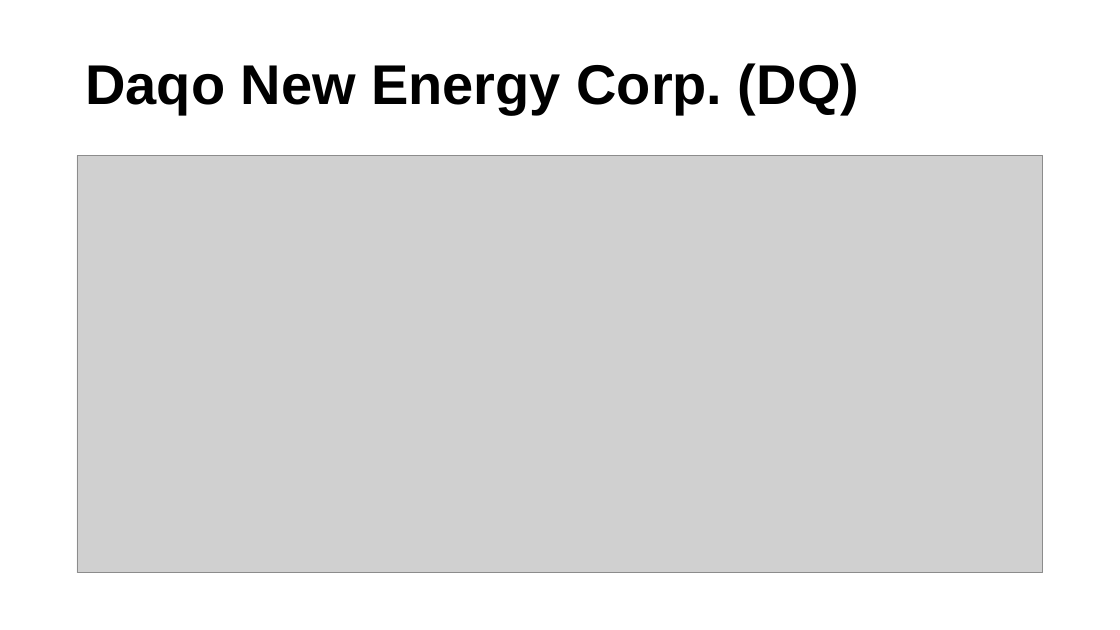
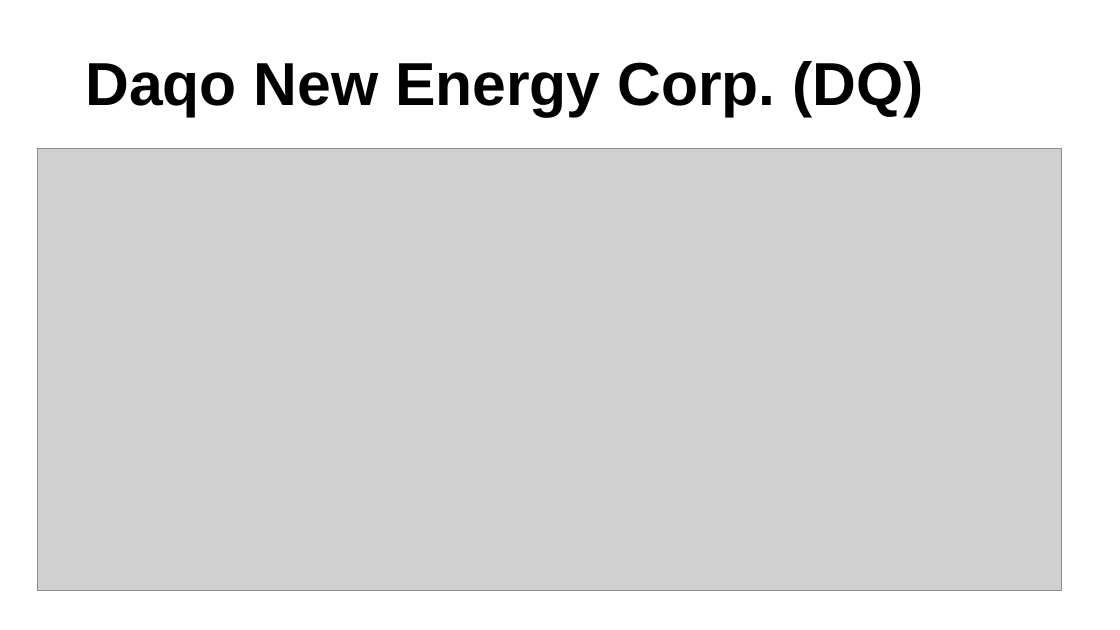
Before and after one commit to srhill12/Solar_stock_project, a slide deck: slide 8 of Project_1_Group_2.pptx. Drawn at 1120x630 pixels with LibreOffice and Linux fonts; fonts in the diff are those of the drawing; grey boxes stand for pictures. Boxes give left, top, right and bottom in pixels: in the first picture for what was removed or moved away, otherwise in the second. Text is boxed around its words. In the diff, an @@ line names an element or a change of style, - is before the commit and + after.

```diff
--- a/Project_1_Group_2.pptx
+++ b/Project_1_Group_2.pptx
@@ title "Daqo New Energy Corp. (DQ)" at box(85, 61, 923, 117): size 48 to 52 pt @@
@@ picture: place and size @@
-picture at box(77, 155, 1044, 573)
+picture at box(38, 148, 1061, 591)
```
Also in this commit, not shown: 8 other slides changed, 1 other file.
